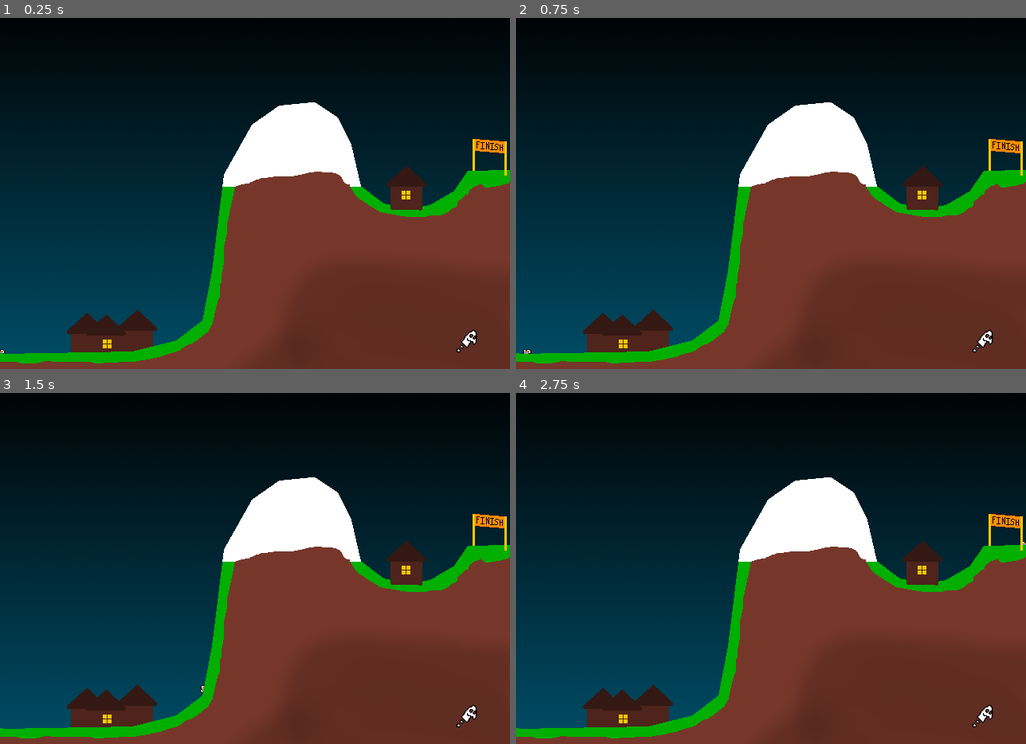
Above: before the commit, frames 1-4 (two rows, left to right).
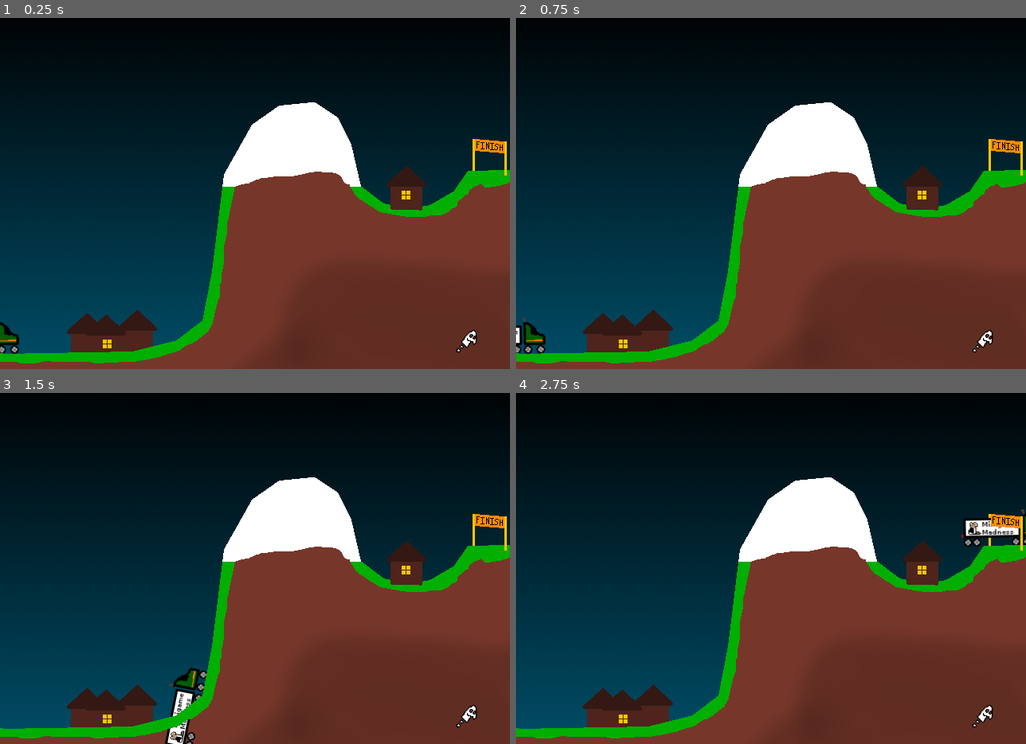
Above: after the commit, the same moments.

Repository: swashdev/minigame-madness
Game: Godot game, scene res://mini/big_rigs/big_rig_minigame.tscn
Same seed, same stepped clock (60 frames per second), same inputs: the game is played once before the commit and once after it. This scene is started directly instead of the project's main scene.
Inputs:
- Up to frame 1 (0.25 s): no input
- Up to frame 2 (0.75 s): tap Enter at 0.5 s; hold Right (move_right) from 0.53 s (still down); hold Space (action) from 0.53 s (still down)
- Up to frame 3 (1.5 s): keep holding Right (move_right); tap Up (move_up) at 0.77 s; release Space (action) at 1.28 s; tap Space (action) at 1.35 s
- Up to frame 4 (2.75 s): tap Up (move_up) at 1.52 s; release Right (move_right) at 2.03 s; hold Left (move_left) from 2.03 s (still down); hold Space (action) from 2.03 s (still down)

The runs differ from the first frame. In frame 1, 0.2% of the frame differs, in the area x 0-4%, y 86-96%; in frame 2, 0.4%; in frame 3, 0.8%, in the area x 32-41%, y 78-100%; in frame 4, 0.6%.

Commit message:
[BIGRIG] add the sprite to Rig1.
The sprite has been offset to reduce (non-hilarious) clipping and center
it on the point which follows the path.

Diff:
--- a/mini/big_rigs/big_rig_minigame.tscn
+++ b/mini/big_rigs/big_rig_minigame.tscn
@@ -1,7 +1,7 @@
 [gd_scene load_steps=7 format=2]
 
 [ext_resource path="res://shared/scripts/minigame.gd" type="Script" id=1]
-[ext_resource path="res://shared/images/characters/fluffy/fluffy.png" type="Texture" id=2]
+[ext_resource path="res://mini/big_rigs/images/characters/rig1.png" type="Texture" id=2]
 [ext_resource path="res://mini/big_rigs/scripts/characters/rig.gd" type="Script" id=3]
 [ext_resource path="res://mini/big_rigs/images/backgrounds/fg.png" type="Texture" id=4]
 [ext_resource path="res://mini/big_rigs/images/backgrounds/bg.png" type="Texture" id=5]
@@ -33,6 +33,7 @@
 
 [node name="Sprite" type="Sprite" parent="RigPath/Rig1"]
 texture = ExtResource( 2 )
+offset = Vector2( -30, -25 )
 
 [node name="Foreground" type="TextureRect" parent="."]
 margin_right = 40.0
